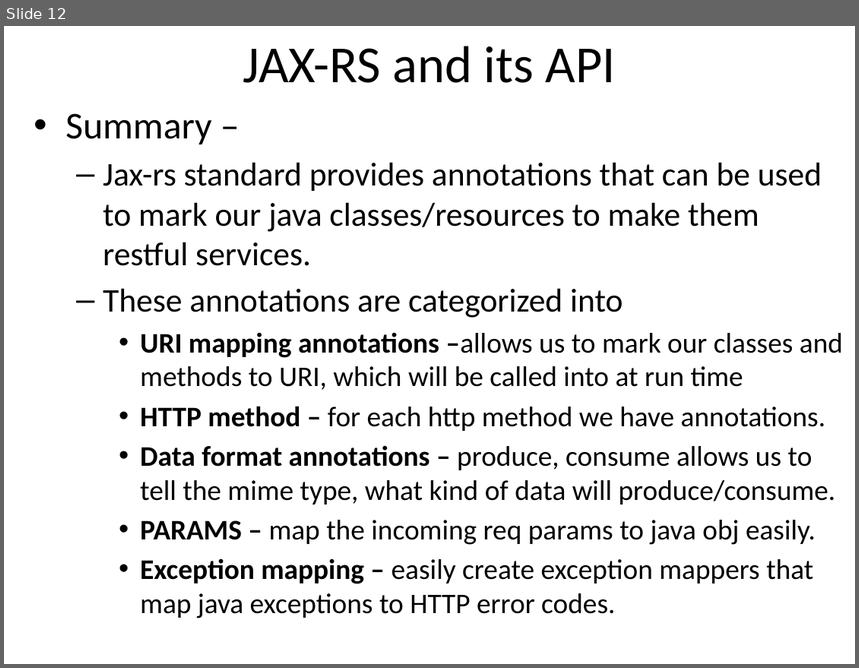
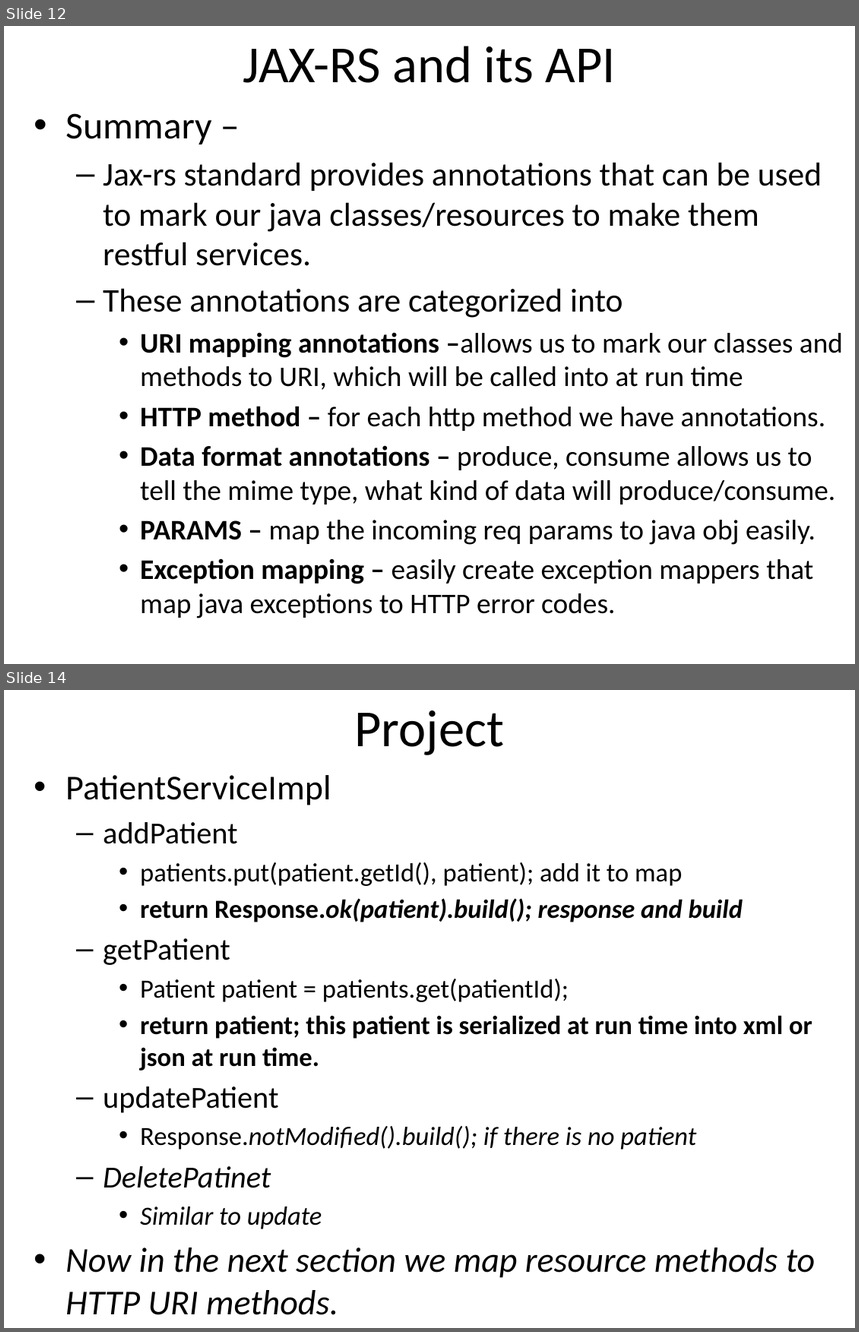
Before and after one commit to email2dorababu/SCALA_Reading, a slide deck: REST/REST_UDEMY_Section14_Implementation.pptx. Shown one above the other, each under a label of ours: slide 12 before the commit, slides 12 and 14 after it; the slides between them are not shown. The pictures are 859x668 and 859x1332 pixels, drawn with LibreOffice and Linux fonts; fonts in the diff are those of the drawing. Boxes give left, top, right and bottom in pixels: in the first picture for what was removed or moved away, otherwise in the second. Text is boxed around its words. In the diff, an @@ line names an element or a change of style, - is before the commit and + after.

```diff
--- a/REST/REST_UDEMY_Section14_Implementation.pptx
+++ b/REST/REST_UDEMY_Section14_Implementation.pptx
@@ slide 14 added at (4,690,855,1328), background #FFFFFF @@
@@ title added at (355,711,504,755), 44 pt, text #000000 @@
+Project
@@ text added at (66,775,816,1315), 22.2 pt, text #000000 @@
+• PatientServiceImpl
+  – addPatient
+    • patients.put(patient.getId(), patient); add it to map
+    • return Response.ok(patient).build(); response and build
+  – getPatient
+    • Patient patient = patients.get(patientId);
+    • return patient; this patient is serialized at run time into xml or json at run time.
+  – updatePatient
+    • Response.notModified().build(); if there is no patient
+  – DeletePatinet
+    • Similar to update
+• Now in the next section we map resource methods to HTTP URI methods.
```
Also in this commit, not shown: 4 other slides added, 1 other file.
